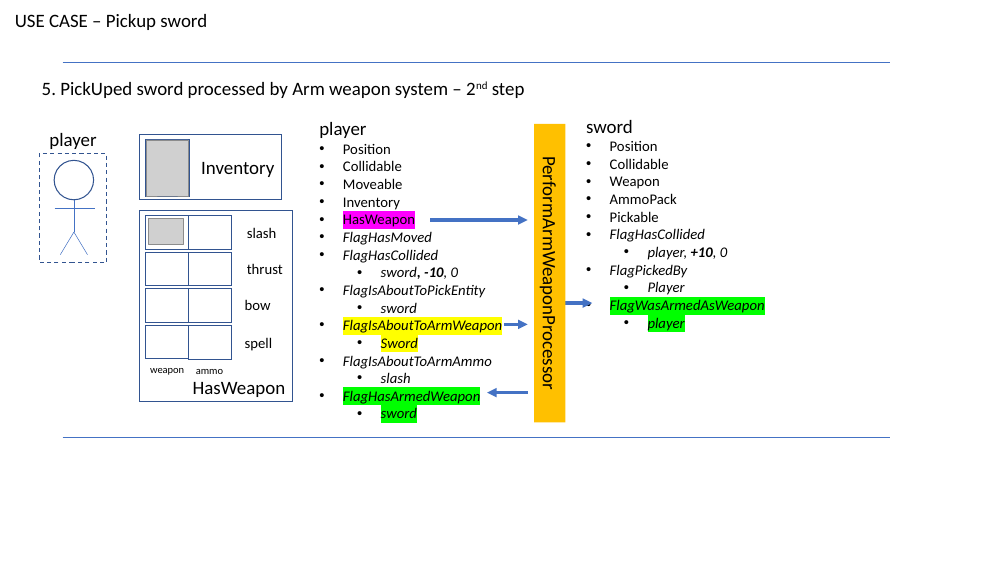
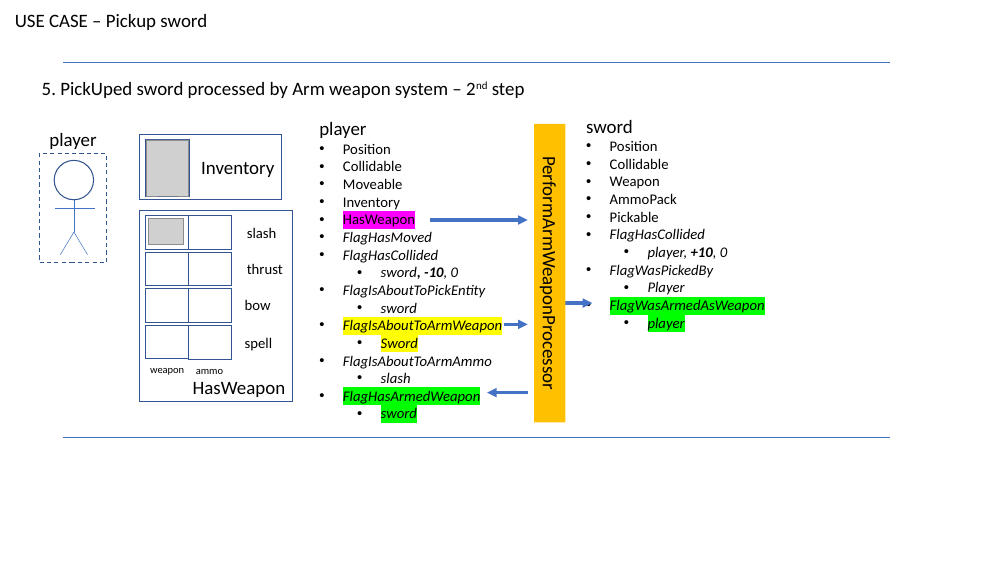
Before and after one commit to xdoko01/pgRPG, a slide deck: slide 13 of docs/use_cases.pptx. Drawn at 1008x567 pixels with LibreOffice and Linux fonts; fonts in the diff are those of the drawing; grey boxes stand for pictures. Boxes give left, top, right and bottom in pixels: in the first picture for what was removed or moved away, otherwise in the second. Text is boxed around its words. In the diff, an @@ line names an element or a change of style, - is before the commit and + after.

```diff
--- a/docs/use_cases.pptx
+++ b/docs/use_cases.pptx
@@ text at bbox=[610, 264, 713, 278]: text changed @@
-• FlagPickedBy
+• FlagWasPickedBy
```
Also in this commit, not shown: 4 other slides changed, 31 other files.
